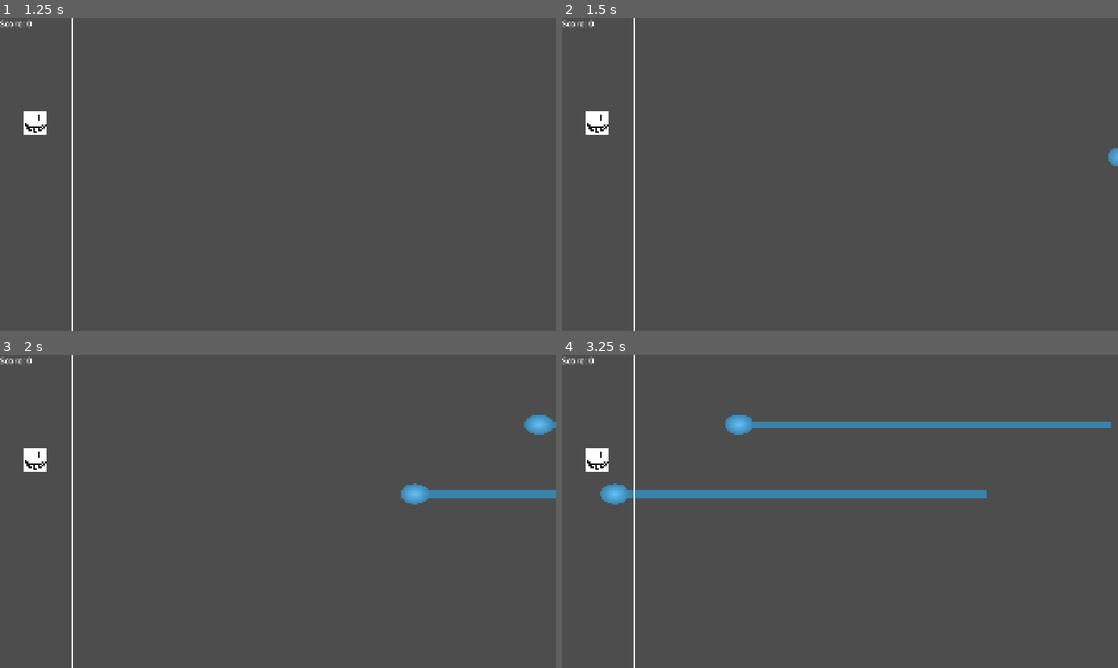
Above: before the commit, frames 1-4 (two rows, left to right).
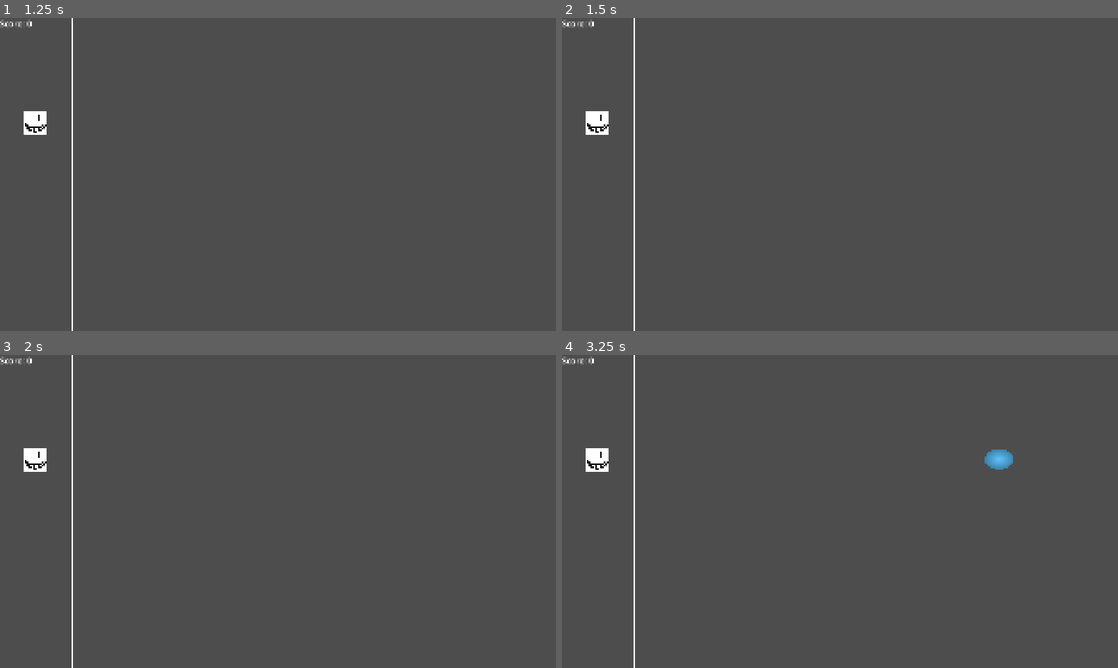
Above: after the commit, the same moments.

Repository: Mangod4435/project-dasher
Game: Godot game, scene res://Scenes/MainGame.tscn
The game is run twice, just before and just after one commit, with the same random seed, the same clock (stepped at 60 frames per second) and the same inputs.
Inputs:
- Up to frame 1 (1.25 s): tap Enter at 0.5 s
- Up to frame 2 (1.5 s): tap Space at 1.25 s
- Up to frame 3 (2 s): no input
- Up to frame 4 (3.25 s): no input

Frame 1 is identical in both runs. In frame 2, less than 0.1% of the frame differs, in the area x 98-100%, y 41-48%; in frame 3, 1.1%; in frame 4, 3.8%, in the area x 6-99%, y 19-48%.

Commit message:
feat, fix: Add surr3al chart+mus, fix soundloader
feat:
- Add the surr3al chart (unfinshed)
- Add the srr3al music (by [RISK](https://soundcloud.com/aste_risk))

fix:
- Make sound loader depends on the chart

note:
Chart variable in NoteSpawner.gd still static mean you still have to change chart in the script

Diff:
--- a/Charts/ChartTest.json
+++ b/Charts/ChartTest.json
@@ -1,5 +1,5 @@
 {
-	"$schema": "https://raw.githubusercontent.com/Mangod4435/project-dasher/main/ProjectDasherChartSchema.json",
+	"$schema": "https://raw.githubusercontent.com/Mangod4435/project-dasher/main/PJDSScheme.json",
 	"name": "placeholder",
 	"music": "res://Music/BIG-SHOT-DELTARUNE.mp3",
 	"tempo": 140.0,
--- /dev/null
+++ b/Charts/SURR3AL.json
@@ -0,0 +1,12 @@
+{
+    "$schema": "https://raw.githubusercontent.com/Mangod4435/project-dasher/main/PJDSScheme.json",
+    "tempo": 160,
+    "music": "res://Music/SURR3AL.mp3",
+    "notes": [
+        {
+            "beat": 12,
+            "species": "Norm",
+            "y": 0
+        }
+    ]
+}
--- a/Scenes/MainGame.tscn
+++ b/Scenes/MainGame.tscn
@@ -3,7 +3,6 @@
 [ext_resource type="Script" uid="uid://dytk01u6otkag" path="res://Scripts/NotesSpawner.gd" id="1_ybmw1"]
 [ext_resource type="Script" uid="uid://207o8uwi2bdt" path="res://Scripts/ScoreDisplay.gd" id="2_321ql"]
 [ext_resource type="Texture2D" uid="uid://bkuuvk3g5e0pi" path="res://Sprites/PlaceHolder.png" id="3_d4f28"]
-[ext_resource type="AudioStream" uid="uid://cfe8gyk83oaiy" path="res://Music/BIG-SHOT-DELTARUNE.mp3" id="5_321ql"]
 [ext_resource type="Script" uid="uid://bjm70e6gggkbq" path="res://Scripts/SoundLoader.gd" id="6_d4f28"]
 
 [sub_resource type="LabelSettings" id="LabelSettings_8f2k4"]
@@ -35,7 +34,7 @@
 script = ExtResource("2_321ql")
 
 [node name="LevelLoader" type="Node2D" parent="." unique_id=895094350]
-position = Vector2(1280, 0)
+position = Vector2(250, 0)
 script = ExtResource("1_ybmw1")
 
 [node name="Sprite2D" type="Sprite2D" parent="." unique_id=2077433563]
@@ -54,6 +53,6 @@
 shape = SubResource("RectangleShape2D_6a4ne")
 
 [node name="AudioStreamPlayer" type="AudioStreamPlayer" parent="." unique_id=1922572564]
-stream = ExtResource("5_321ql")
 volume_db = -7.0
 script = ExtResource("6_d4f28")
+isEnable = true
--- a/Scripts/NotesSpawner.gd
+++ b/Scripts/NotesSpawner.gd
@@ -1,6 +1,6 @@
 extends Node2D
 
-var this_chart = JSONReader.LoadJson("res://Charts/ChartTest.json")
+@export var this_chart = JSONReader.LoadJson("res://Charts/SURR3AL.json")
 var one_beat = 600 / this_chart.tempo
 
 func _ready() -> void:
--- a/Scripts/SoundLoader.gd
+++ b/Scripts/SoundLoader.gd
@@ -1,11 +1,13 @@
 extends AudioStreamPlayer
 
-var this_chart = load("res://Charts/ChartTest.json").data
+@onready var this_chart = get_node("/root/GameScene/LevelLoader").this_chart
 @export var isEnable: bool
 
 func _ready() -> void:
-	self.stream = load(this_chart["music"])
-	await get_tree().create_timer(this_chart["delay"]).timeout
-	if isEnable:
-		play()
+	self.stream = load(this_chart.music)
+	if load(this_chart.music) == null:
+		print("No existing music you talking about")
+	if this_chart.get('delay', 0) > 0:
+		await get_tree().create_timer(this_chart.get('delay')).timeout
+	if isEnable: play()
 	print("sound played")
Not shown, added: Music/SURR3AL.mp3.import
Not shown, added: Music/SURR3AL.mp3
